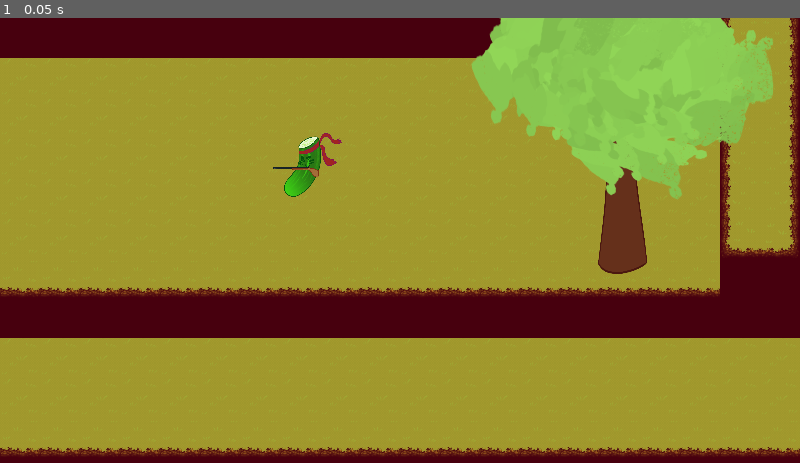
Above: before the commit, frame 1.
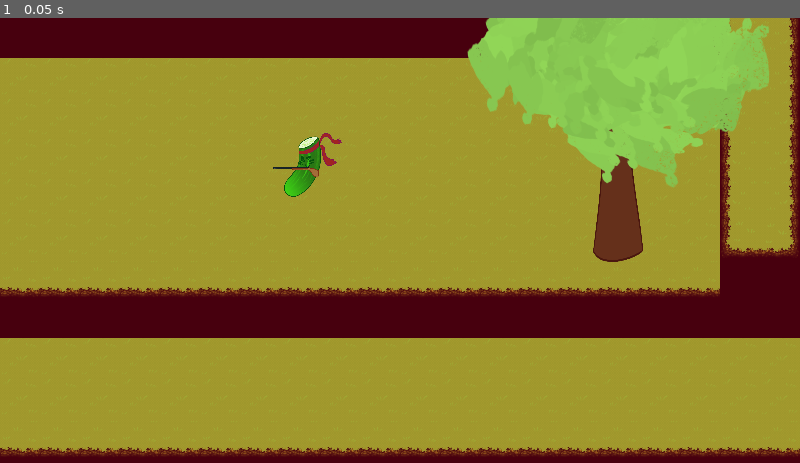
Above: after the commit, the same moment.

Repository: senseibobo/velika-gozba
Game: Godot game, scene res://Levels/Level1.tscn
Same seed, same stepped clock (60 frames per second), same inputs: the game is played once before the commit and once after it. This scene is started directly instead of the project's main scene. Sound files missing from this copy of the repository are replaced by a short silence.
Inputs:
- Up to frame 1 (0.05 s): no input

The runs differ from the first frame. In frame 1, 1.8% of the frame differs, in the area x 58-97%, y 0-58%.

Commit message:
aaa

Diff:
--- a/Game/Levels/Level1.tscn
+++ b/Game/Levels/Level1.tscn
@@ -275,4 +275,4 @@
 position = Vector2( 474, 274 )
 
 [node name="tree" parent="Elements" instance=ExtResource( 3 )]
-position = Vector2( 996, 369 )
+position = Vector2( 989, 350 )
